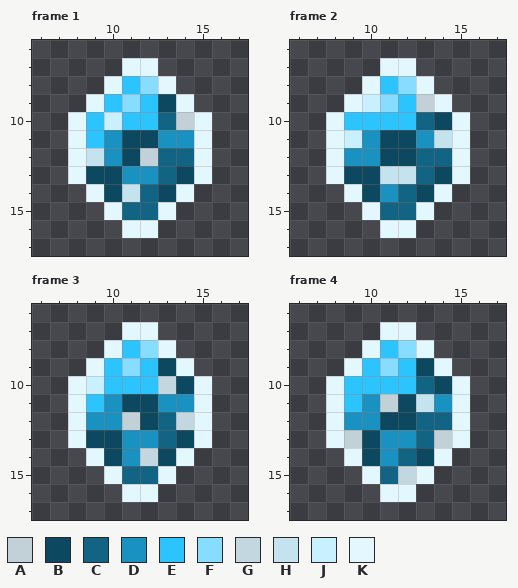
Pixel-art file, stored at Resources/gravityRefill.aseprite. Above: the version before the commit.
24x24 pixels, 8 frames. Colours within 5 levels of each other are drawn and written as one. Shown: frame 1: x 6..17, y 6..17; frame 2: x 6..17, y 6..17; frame 3: x 6..17, y 6..17; frame 4: x 6..17, y 6..17. The commit also changed other frames, which this record leaves out.
Visible layers, top first: "Shimmer" opacity 75%, "No Dash".
Palette (. is transparent): A #c1d1d7  B #0c4961  C #126484  D #1a92c1  E #2cc4ff  F #87ddff  G #c3d7e0  H #c5e3ef  J #c9f0ff  K #e3f7ff
Pixels before, frame 1, first column x 8:
 7 ...KK...
 8 ..KEFK..
 9 .KEFEBK.
10 KEJEECAK
11 KEDBBDDK
12 KHDBACCK
13 KBBDDCBK
14 .KBHCBK.
15 ..KCCK..
16 ...KK...
Pixels before, frame 2, first column x 8:
 7 ...KK...
 8 ..KEFK..
 9 .KJFEAK.
10 KEEEECBK
11 KJDBBDHK
12 KDDBBCCK
13 KBBHHCBK
14 .KBDCBK.
15 ..KCCK..
16 ...KK...
Pixels before, frame 3, first column x 8:
 7 ...KK...
 8 ..KEFK..
 9 .KEFEBK.
10 KJEEEGBK
11 KEDBBDDK
12 KDDABCGK
13 KBBDDCBK
14 .KBDGBK.
15 ..KCCK..
16 ...KK...
Pixels before, frame 4, first column x 8:
 7 ...KK...
 8 ..KEFK..
 9 .KEFEBK.
10 KEEEECBK
11 KEDABHDK
12 KDDBBCCK
13 KABDDCAK
14 .KBDCBK.
15 ..KCGK..
16 ...KK...
Now the later version:
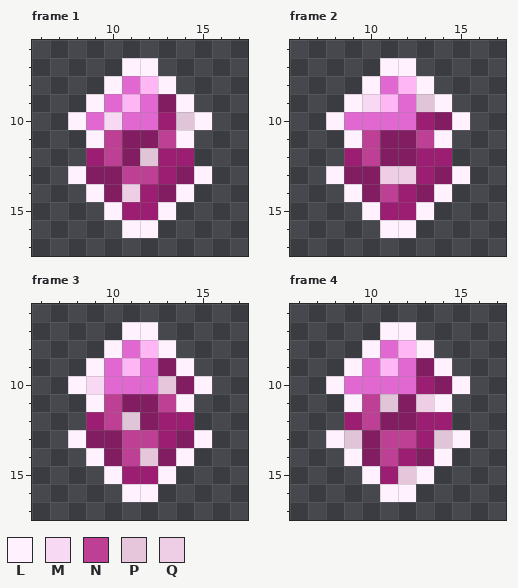
Colours new in this view: L #fff1fd  M #f8d9f3  N #bd4094  P #e6c6db  Q #eecee4
Commit message: Add art for two-dash refills
Edits made:
layer "No Dash" now hidden
layer "Two Dashes" added
layer "Shimmer" now hidden
layer "Shimmer Two Dashes" opacity 75% added
colour A: #c1d1d7 -> #dfc5d7
colour B: #0c4961 -> #821d61
colour C: #126484 -> #9b1e72
colour E: #2cc4ff -> #e268d1
colour F: #87ddff -> #ffb6f5
Changed rows in their new state; - is a pixel that keeps its letter.
Frame 1:
first column x 8:
 7 ---LL---
 8 --L--L--
 9 -L----L-
10 L-M----L
11 .LN--NL.
12 .CN----.
13 L--NN--L
14 -L-Q--L-
15 --L--L--
16 ---LL---
Frame 2:
first column x 8:
 7 ---LL---
 8 --L--L--
 9 -LM---L-
10 L------L
11 .LN--NL.
12 .CN----.
13 L--QQ--L
14 -L-N--L-
15 --L--L--
16 ---LL---
Frame 3:
first column x 8:
 7 ---LL---
 8 --L--L--
 9 -L----L-
10 LM---P-L
11 .LN--NL.
12 .CN---C.
13 L--NN--L
14 -L-NP-L-
15 --L--L--
16 ---LL---
Frame 4:
first column x 8:
 7 ---LL---
 8 --L--L--
 9 -L----L-
10 L------L
11 .LN--QL.
12 .CN----.
13 L--NN--L
14 -L-N--L-
15 --L-PL--
16 ---LL---
